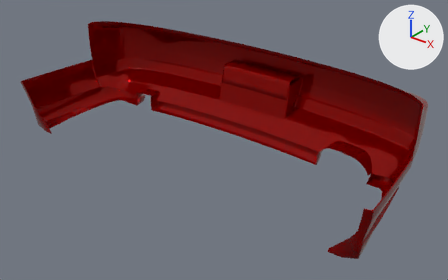
One commit to the glTF model content/cars/nissan_rs13/rearbumper_oemkouki.glb: the scene before it, then after it.
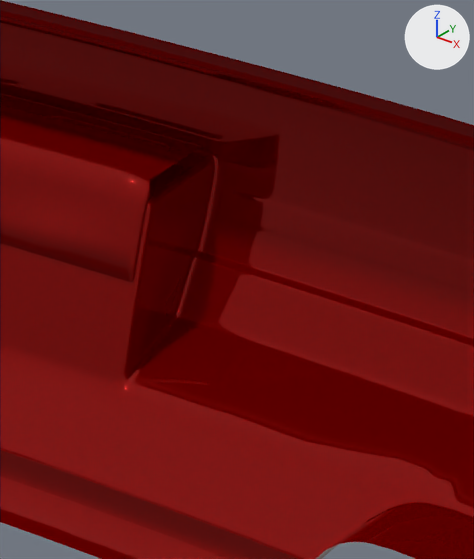
The first picture shows the older version from a 50 mm lens placed at (1.451, 0.193, 1.199), pointed at (0.051, 1.943, 0.114). The close-ups show both versions on the part from 59% to 78% of the width and 17% to 54% of the height of that picture. Every picture has the same lights, and +X, +Y and +Z are marked at upper right.

Names of what the first close-up shows: 'Bumper'.
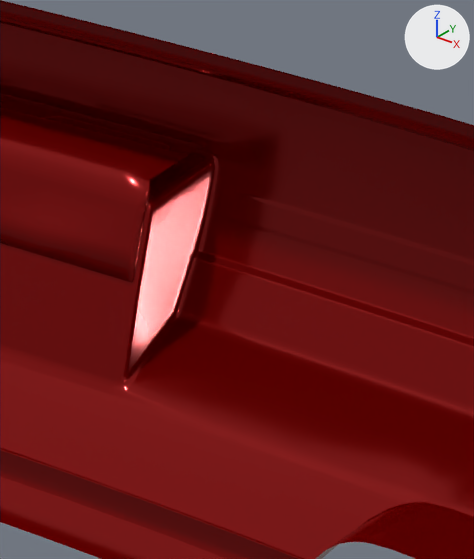
Where the change shows, as pixel boxes [x1, y1, x2, y2] in the close-ups (474 x 559 px):
'Bumper', recoloured (red to pink)
    both: [0, 3, 474, 559]

Patch to the scene script:
```diff
--- a/content/cars/nissan_rs13/rearbumper_oemkouki.glb.py
+++ b/content/cars/nissan_rs13/rearbumper_oemkouki.glb.py
@@ mat_paint_1 @@
+mat_paint_1 = bpy.data.materials.new('Paint')
+# nodes: BsdfPrincipled, Mix, OutputMaterial, VertexColor
+# colours: red #900000
@@ me_bumper @@
 me_bumper.from_pydata(...)  # 3878 vertices, 7464 faces; spans x -0.84..0.84, y 1.63..2.32, z 0.01..0.42
-me_bumper.materials.append(mat_paint)
+me_bumper.materials.append(mat_paint_1)
```
